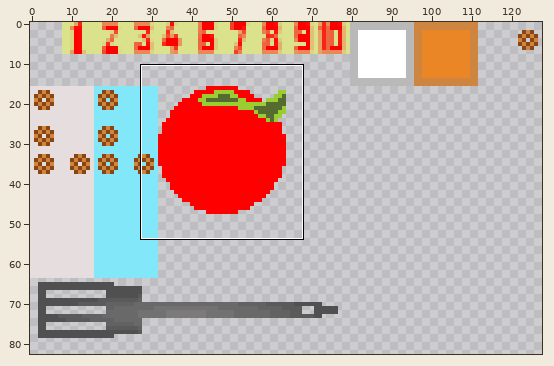
Two versions of one sprite sheet, assets/tile-sheet1.png. Above, an overview of the earlier version with the close-up marked.
Close-up. The starting point:
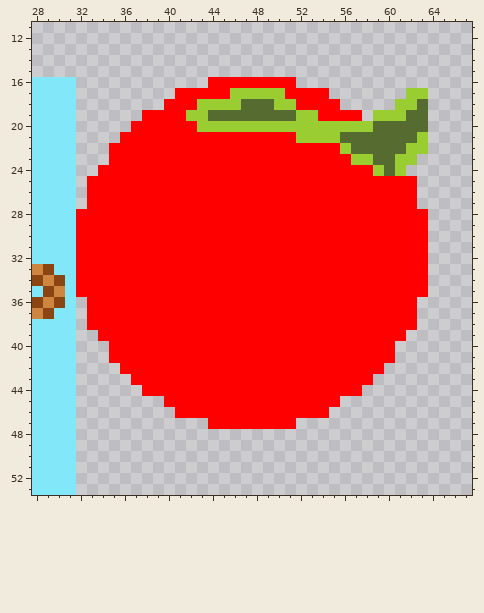
The file is 128x128 pixels. Colours within 5 levels of each other are drawn and written as one. Shown: x 28..67, y 11..53. The wide view leaves out empty margins.
New version:
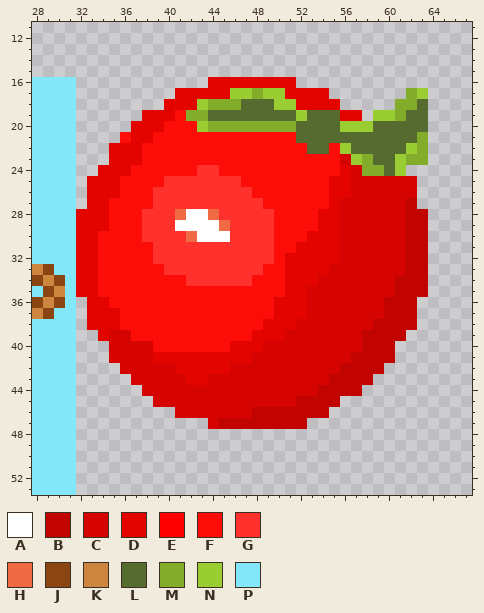
Palette (. is transparent): A #ffffff  B #c10400  C #d60400  D #e30400  E #ff0000  F #fd0d08  G #ff312d  H #f06b43  J #8b4513  K #cd853f  L #556b2f  M #82ac2a  N #9acd32  P #83e7fa
Commit: Attempted to improve tomato.
Diff:
Changed rows in their new state; - is an unchanged pixel.
first column x 32:
16 ------------DDDDDDDD------------
17 ---------DDDDD--M--DDDD-------M-
18 --------DDD-MMM-----DDDD-----MM-
19 ------DDDFMM---------LLLDD---M--
20 -----DDDFFF-MMMMMMMMLLLL--------
21 ----FDDFFFFFFFFFFFFFLLLL-------M
22 ---DDDFFFFFFFFFFFFFFFLLF-------M
23 ---DDDFFFFFFFFFFFFFFFFFFC-M---MM
24 --DDDFFFFFFGGFFFFFFFFFFFDCMM----
25 -DDDFFFFGGGGGGGFFFFFFFFDDCCCCCC-
26 -DDDFFFGGGGGGGGGFFFFFFFDDCCCCCC-
27 -DDFFFFGGGGGGGGGGFFFFFFDCCCCCCB-
28 DDDFFFGGGHAAHGGGGGFFFFDDCCCCCCBB
29 DDDFFFGGGAAAAHGGGGFFFFDDCCCCCCBB
30 DDFFFFGGGGHAAAGGGGFFFDDDCCCCCCBB
31 DDFFFFFGGGGGGGGGGGFFDDDDCCCCCCBB
32 DDFFFFFGGGGGGGGGGGFDDDDDCCCCCCBB
33 DDFFFFFFGGGGGGGGGFFDDDDCCCCCCCBB
34 DDFFFFFFFFGGGGGGFFFDDDCCCCCCCBBB
35 DDFFFFFFFFFFFFFFFFFDDCCCCCCCCBBB
36 -DDFFFFFFFFFFFFFFFDDDCCCCCCCBBB-
37 -DDDFFFFFFFFFFFFFFDDDCCCCCCCBBB-
38 -DDDFFFFFFFFFFFFFDDDCCCCCCCBBBB-
39 --DCCFFFFFFFFFFFDDDCCCCCCCBBBB--
40 ---CCCCFFFFFFFDDDCCCCCCCCCBBB---
41 ---CCCCDDDDDDDDDCCCCCCCCCBBBB---
42 ----CCCCCDDDDDCCCCCCCCCCBBBB----
43 -----CCCCCDDCCCCCCCCCCCBBBB-----
44 ------CCCCCCCCCCCCCCCCBBBB------
45 -------CCCCCCCCCCCCCBBBB--------
46 ---------CCCCCCCBBBBBBB---------
47 ------------CBBBBBBBB-----------
